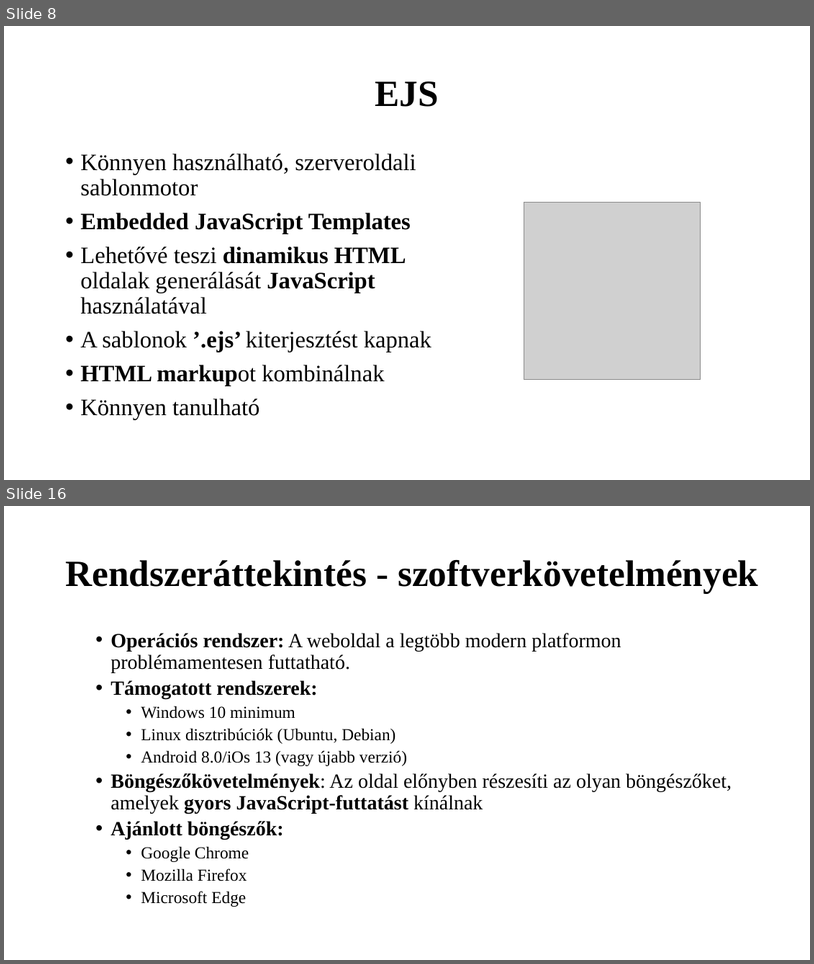
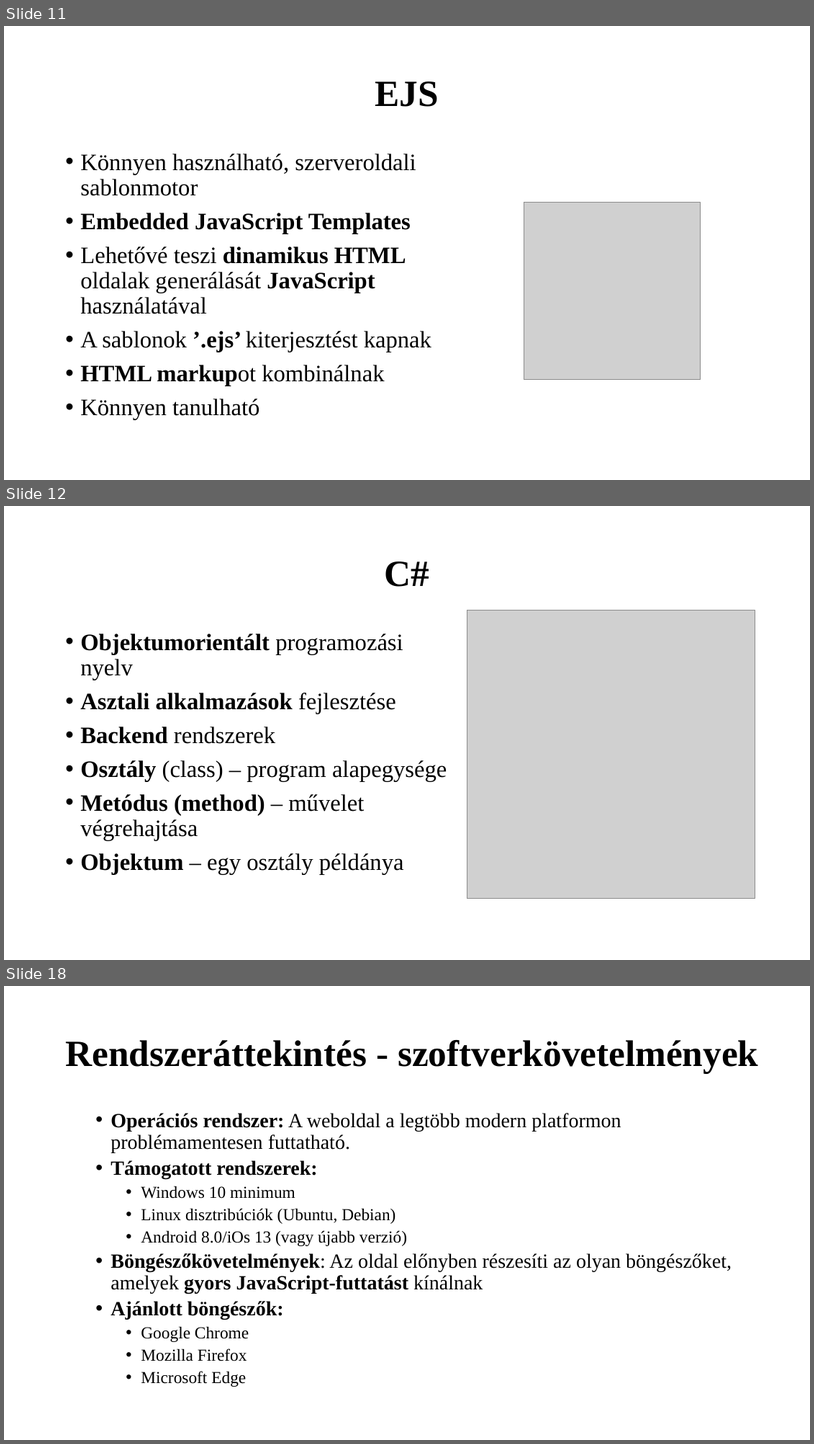
Before and after one commit to K0RN3L07/ParKing, a slide deck: Dokumentáció/ParKing-prezentacio.pptx. Shown one above the other, each under a label of ours: slides 8 and 16 before the commit, slides 11, 12 and 18 after it; the slides between them are not shown. The pictures are 814x964 and 814x1444 pixels, drawn with LibreOffice and Linux fonts; fonts in the diff are those of the drawing; grey boxes stand for pictures. Boxes give left, top, right and bottom in pixels: in the first picture for what was removed or moved away, otherwise in the second. Text is boxed around its words. In the diff, an @@ line names an element or a change of style, - is before the commit and + after.

```diff
--- a/Dokumentáció/ParKing-prezentacio.pptx
+++ b/Dokumentáció/ParKing-prezentacio.pptx
@@ slide 12 added at [4,506,810,960], background #FFFFFF @@
@@ title added at [385,561,430,587], 44 pt, text #000000, bold @@
+C#
@@ picture added at [468,610,756,898] @@
@@ text added at [80,633,447,874], 28 pt, text #000000 @@
+• Objektumorientált programozási nyelv
+• Asztali alkalmazások fejlesztése
+• Backend rendszerek
+• Osztály (class) – program alapegysége
+• Metódus (method) – művelet végrehajtása
+• Objektum – egy osztály példánya
@@ what was slide 8 is now slide 11 @@
@@ what was slide 16 is now slide 18 @@
```
Also in this commit, not shown: 11 slides changed, 3 other slides added.
